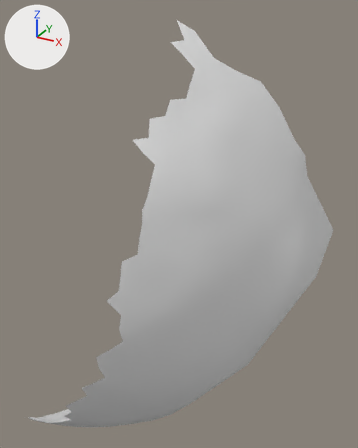
One commit to the OBJ model res/final/onecam_fullvolume/08/cleanedup/FullVolium.000722.obj: the scene before it, then after it.
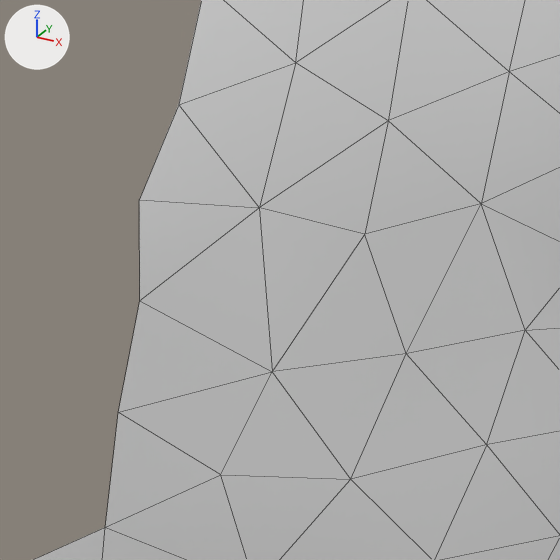
Each version appears first whole from a camera (50 mm lens) standing at (-391.0, -201.3, 1239.3) and looking at (-459.2, -77.3, 1177.3), and next in a close-up on the part from 34% to 56% of the width and 41% to 58% of the height. Every picture has the same lights, and +X, +Y and +Z are marked at upper left. The close-ups show mesh edges as thin lines. Where no turn or scale is listed for an object, it has been applied to the vertices.

Names of what the first close-up shows: 'FullVolium.000722'.
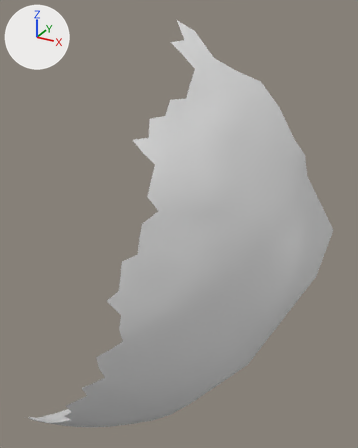
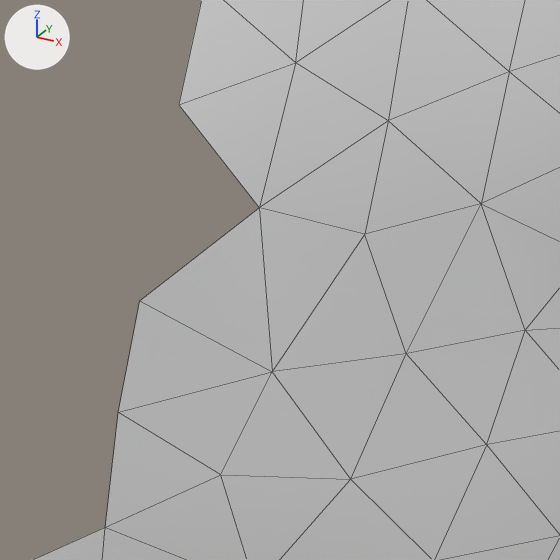
The edits, one by one:
me_fullvolium_000722 has 359 vertices, 650 faces and spans x -495.4..-420.0, y -127.5..-36.1, z 1097.1..1236.1.
me_fullvolium_000722 is used by ob_fullvolium_000722; location (0.0, 0.0, 0.0).
Verts and faces of me_fullvolium_000722; kept vertices keep their numbers, new ones are numbered from 359.
Before the commit, vertices of me_fullvolium_000722: 198 (-446.3, -117.5, 1195.5) at pixel (139, 300), 249 (-446.4, -115.0, 1200.9) at pixel (178, 104), 255 (-446.7, -116.7, 1198.4) at pixel (139, 199), 281 (-444.1, -114.2, 1197.7) at pixel (259, 207).
Part 1, on me_fullvolium_000722:
Vertices deleted: 255 (with the faces that use them).

Location of each change, [x1, y1, x2, y2] in pixels of the close-ups (560 x 560 px):
part 1 of me_fullvolium_000722, deleted
    before: [139, 105, 259, 300]
